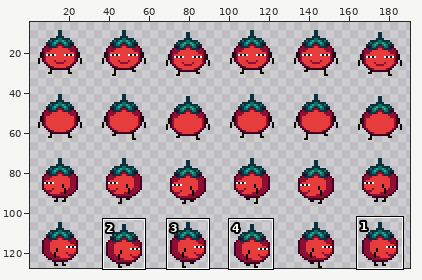
A sprite sheet gets an edit: assets/player/tomatodoki_walk.png. Above, an overview of the earlier version with the close-up marked.
Close-up. First the earlier version:
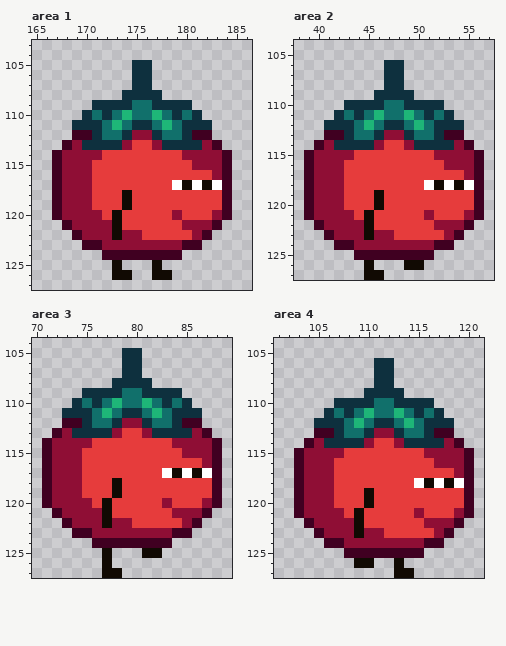
The file is 192x128 pixels. Shown: area 1: x 165..186, y 103..127; area 2: x 38..57, y 104..127; area 3: x 70..89, y 104..127; area 4: x 101..121, y 104..127. The wide view leaves out empty margins. The commit also changed other parts of the picture, which this record leaves out.
The result:
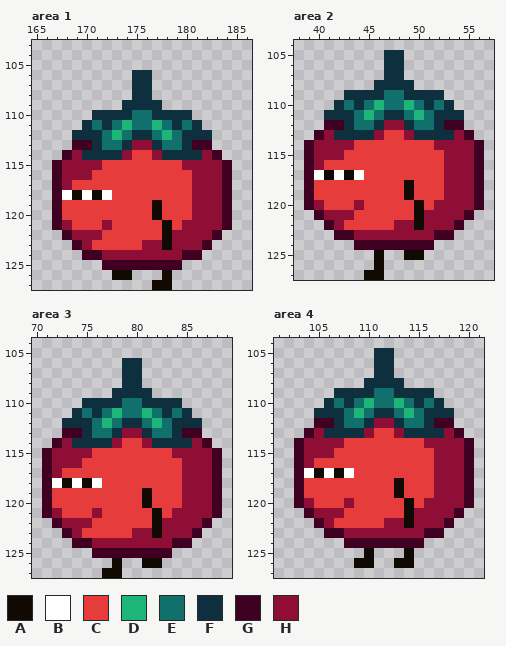
Palette (. is transparent): A #110a03  B #ffffff  C #e63c3c  D #1eb678  E #11706b  F #0e303e  G #400021  H #8f0e35
Changes in this commit:
--- area 1
@@ x 165..186 @@
 104 ......................
-105 ..........FF..........
+105 ......................
 106 ..........FF..........
 107 ..........FF..........
-108 .........FFFF.........
-109 ......FFFFEEFFFF......
-110 .....FEFEDEEDEFEF.....
-111 ....FFFEDEFFEDEFFF....
-112 ....GGFEEFHHFEEFGG....
-113 ...GHFFFFHCCHFFFFHG...
-114 ..GHHHHCCCCCCCCHHHHG..
-115 ..GHHHCCCCCCCCCCHHHG..
-116 ..GHHHCCCCCCCCCCCCHG..
-117 ..GHHHCCCCCCCCBABABG..
-118 ..GHHHCCCACCCCCCCCCG..
-119 ..GHHHCCCACCCCCCCCCG..
-120 ..GHHHHCACCCCCHCCCHG..
-121 ...GHHHHACCCCCCHHHG...
-122 ....GHHHAHHCCCCCHG....
-123 .....GGHHHHHHHHGG.....
-124 .......GGGGGGGG.......
-125 ........A...A.........
-126 ........AA..AA........
-127 ......................
+108 ..........FF..........
+109 .........FFFF.........
+110 ......FFFFEEFFFF......
+111 .....FEFEDEEDEFEF.....
+112 ....FFFEDEFFEDEFFF....
+113 ....GGFEEFHHFEEFGG....
+114 ...GHFFFFHCCHFFFFHG...
+115 ..GHHHHCCCCCCCCHHHHG..
+116 ..GHHHCCCCCCCCCCHHHG..
+117 ..GHCCCCCCCCCCCCHHHG..
+118 ..GBABABCCCCCCCCHHHG..
+119 ..GCCCCCCCCCACCCHHHG..
+120 ..GCCCCCCCCCACCCHHHG..
+121 ..GHCCCHCCCCCACHHHHG..
+122 ...GHHHCCCCCCAHHHHG...
+123 ....GHCCCCCHHAHHHG....
+124 .....GGHHHHHHHHGG.....
+125 .......GGGGGGGG.......
+126 ........AA...A........
+127 ............AA........
--- area 2
@@ x 38..57 @@
 104 ....................
-105 ....................
+105 .........FF.........
 106 .........FF.........
 107 .........FF.........
-108 .........FF.........
-109 ........FFFF........
-110 .....FFFFEEFFFF.....
-111 ....FEFEDEEDEFEF....
-112 ...FFFEDEFFEDEFFF...
-113 ...GGFEEFHHFEEFGG...
-114 ..GHFFFFHCCHFFFFHG..
-115 .GHHHHCCCCCCCCHHHHG.
-116 .GHHHCCCCCCCCCCHHHG.
-117 .GHHHCCCCCCCCCCCCHG.
-118 .GHHHCCCCCCCCBABABG.
-119 .GHHHCCCACCCCCCCCCG.
-120 .GHHHCCCACCCCCCCCCG.
-121 .GHHHHCACCCCCHCCCHG.
-122 ..GHHHHACCCCCCHHHG..
-123 ...GHHHAHHCCCCCHG...
-124 ....GGHHHHHHHHGG....
-125 ......GGGGGGGG......
-126 .......A...AA.......
+108 ........FFFF........
+109 .....FFFFEEFFFF.....
+110 ....FEFEDEEDEFEF....
+111 ...FFFEDEFFEDEFFF...
+112 ...GGFEEFHHFEEFGG...
+113 ..GHFFFFHCCHFFFFHG..
+114 .GHHHHCCCCCCCCHHHHG.
+115 .GHHHCCCCCCCCCCHHHG.
+116 .GHCCCCCCCCCCCCHHHG.
+117 .GBABABCCCCCCCCHHHG.
+118 .GCCCCCCCCCACCCHHHG.
+119 .GCCCCCCCCCACCCHHHG.
+120 .GHCCCHCCCCCACHHHHG.
+121 ..GHHHCCCCCCAHHHHG..
+122 ...GHCCCCCHHAHHHG...
+123 ....GGHHHHHHHHGG....
+124 ......GGGGGGGG......
+125 ........A..AA.......
+126 ........A...........
 127 .......AA...........
--- area 3
@@ x 70..89 @@
 104 ....................
-105 .........FF.........
+105 ....................
 106 .........FF.........
 107 .........FF.........
-108 ........FFFF........
-109 .....FFFFEEFFFF.....
-110 ....FEFEDEEDEFEF....
-111 ...FFFEDEFFEDEFFF...
-112 ...GGFEEFHHFEEFGG...
-113 ..GHFFFFHCCHFFFFHG..
-114 .GHHHHCCCCCCCCHHHHG.
-115 .GHHHCCCCCCCCCCHHHG.
-116 .GHHHCCCCCCCCCCCCHG.
-117 .GHHHCCCCCCCCBABABG.
-118 .GHHHCCCACCCCCCCCCG.
-119 .GHHHCCCACCCCCCCCCG.
-120 .GHHHHCACCCCCHCCCHG.
-121 ..GHHHHACCCCCCHHHG..
-122 ...GHHHAHHCCCCCHG...
-123 ....GGHHHHHHHHGG....
-124 ......GGGGGGGG......
-125 .......A...AA.......
-126 .......A............
+108 .........FF.........
+109 ........FFFF........
+110 .....FFFFEEFFFF.....
+111 ....FEFEDEEDEFEF....
+112 ...FFFEDEFFEDEFFF...
+113 ...GGFEEFHHFEEFGG...
+114 ..GHFFFFHCCHFFFFHG..
+115 .GHHHHCCCCCCCCHHHHG.
+116 .GHHHCCCCCCCCCCHHHG.
+117 .GHCCCCCCCCCCCCHHHG.
+118 .GBABABCCCCCCCCHHHG.
+119 .GCCCCCCCCCACCCHHHG.
+120 .GCCCCCCCCCACCCHHHG.
+121 .GHCCCHCCCCCACHHHHG.
+122 ..GHHHCCCCCCAHHHHG..
+123 ...GHCCCCCHHAHHHG...
+124 ....GGHHHHHHHHGG....
+125 ......GGGGGGGG......
+126 ........A..AA.......
 127 .......AA...........
--- area 4
@@ x 101..121 @@
 104 .....................
-105 .....................
+105 ..........FF.........
 106 ..........FF.........
 107 ..........FF.........
-108 ..........FF.........
-109 .........FFFF........
-110 ......FFFFEEFFFF.....
-111 .....FEFEDEEDEFEF....
-112 ....FFFEDEFFEDEFFF...
-113 ....GGFEEFHHFEEFGG...
-114 ...GHFFFFHCCHFFFFHG..
-115 ..GHHHHCCCCCCCCHHHHG.
-116 ..GHHHCCCCCCCCCCHHHG.
-117 ..GHHHCCCCCCCCCCCCHG.
-118 ..GHHHCCCCCCCCBABABG.
-119 ..GHHHCCCACCCCCCCCCG.
-120 ..GHHHCCCACCCCCCCCCG.
-121 ..GHHHHCACCCCCHCCCHG.
-122 ...GHHHHACCCCCCHHHG..
-123 ....GHHHAHHCCCCCHG...
-124 .....GGHHHHHHHHGG....
-125 .......GGGGGGGG......
-126 ........AA..A........
-127 ............AA.......
+108 .........FFFF........
+109 ......FFFFEEFFFF.....
+110 .....FEFEDEEDEFEF....
+111 ....FFFEDEFFEDEFFF...
+112 ....GGFEEFHHFEEFGG...
+113 ...GHFFFFHCCHFFFFHG..
+114 ..GHHHHCCCCCCCCHHHHG.
+115 ..GHHHCCCCCCCCCCHHHG.
+116 ..GHCCCCCCCCCCCCHHHG.
+117 ..GBABABCCCCCCCCHHHG.
+118 ..GCCCCCCCCCACCCHHHG.
+119 ..GCCCCCCCCCACCCHHHG.
+120 ..GHCCCHCCCCCACHHHHG.
+121 ...GHHHCCCCCCAHHHHG..
+122 ....GHCCCCCHHAHHHG...
+123 .....GGHHHHHHHHGG....
+124 .......GGGGGGGG......
+125 .........A...A.......
+126 ........AA..AA.......
+127 .....................
